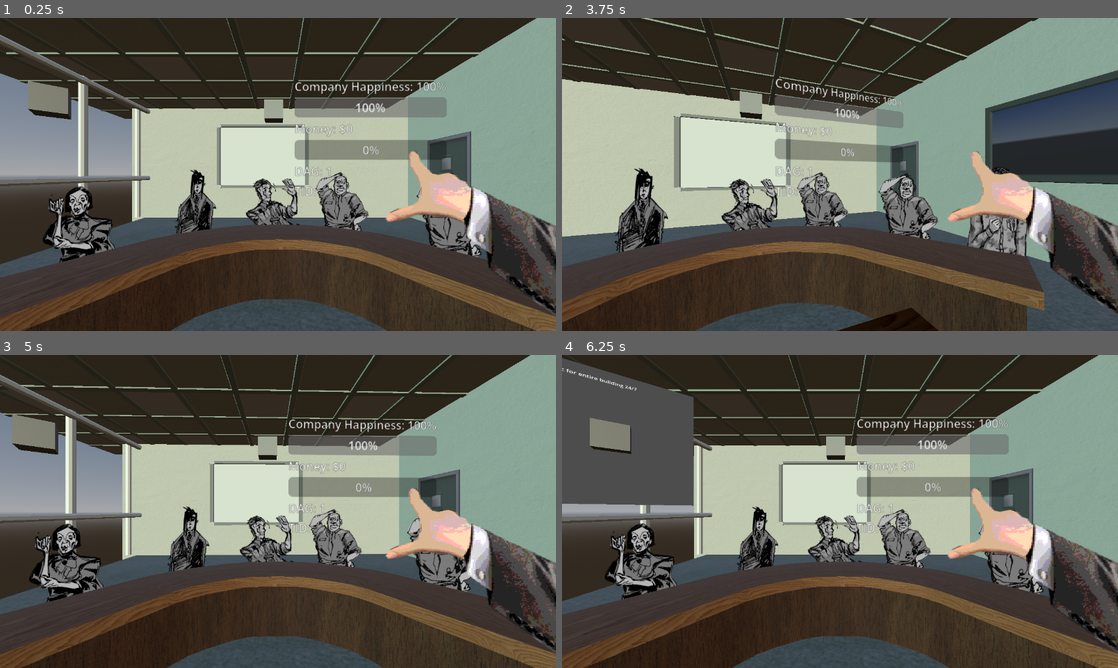
Above: before the commit, frames 1-4 (two rows, left to right).
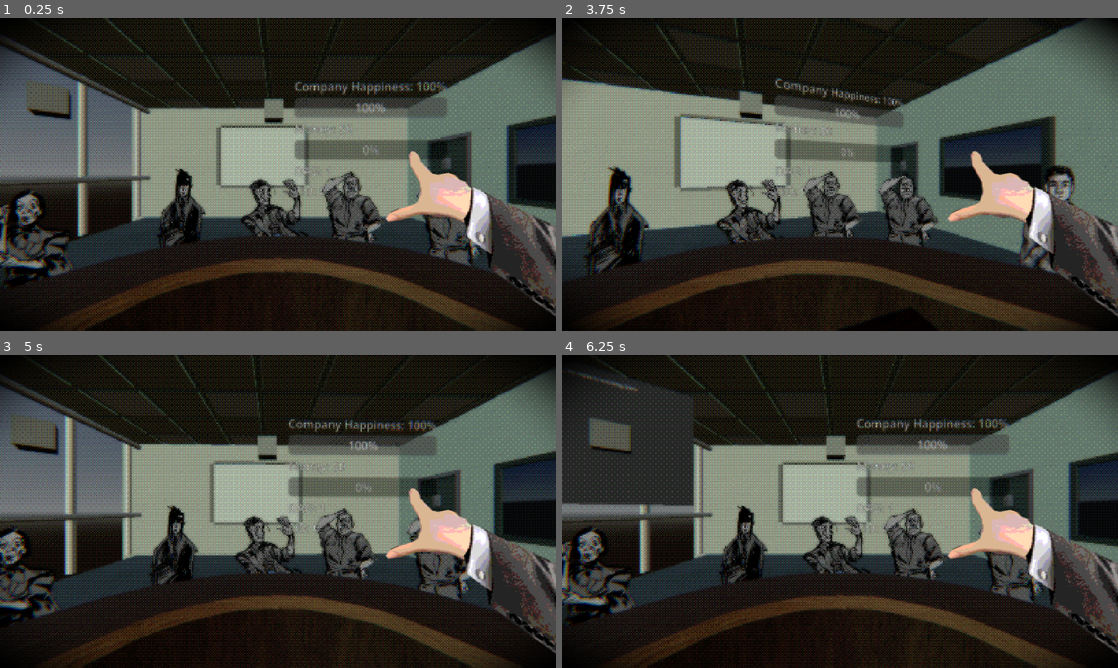
Above: after the commit, the same moments.

Repository: DebugCookie/FIB_GameJam
Game: Godot game, scene res://maxTestScene.tscn
Two runs of this game, one before a commit and one after it. Both use one fixed random seed, a clock stepped at 60 frames per second and the inputs below.
Inputs (mouse positions are in pixels of both pictures, inside the frame that each line leads up to):
- Up to frame 1 (0.25 s): no input
- Up to frame 2 (3.75 s): tap Enter (ui_accept) at 0.5, 0.77, 1.25, 1.52, 2, 2.75, 3.02, 3.5 s; move the mouse to (962, 158) at 0.52 s; hold Right (ui_right) 0.53-1.28 s; click (962, 158) at 0.67 s; move the mouse to (728, 190) at 1.27 s; hold Down (ui_down) 1.28-2.03 s; click (728, 190) at 1.42 s; move the mouse to (895, 105) at 2.02 s; hold Right (ui_right) 2.03-2.78 s; click (895, 105) at 2.17 s; move the mouse to (812, 237) at 2.77 s; hold Up (ui_up) 2.78-3.53 s; click (812, 237) at 2.92 s; move the mouse to (1006, 221) at 3.52 s; hold Left (ui_left) from 3.53 s (still down); click (1006, 221) at 3.67 s
- Up to frame 3 (5 s): keep holding Left (ui_left); tap Enter (ui_accept) at 3.77, 4.52 s; move the mouse to (111, 464) at 4.27 s; click (111, 464) at 4.42 s
- Up to frame 4 (6.25 s): move the mouse to (867, 511) at 5.02 s; release Left (ui_left) at 5.03 s; hold Down (ui_down) 5.03-5.78 s; click (867, 511) at 5.17 s; tap Enter (ui_accept) at 5.75, 6.02 s; move the mouse to (756, 433) at 5.77 s; hold Right (ui_right) from 5.78 s (still down); click (756, 433) at 5.92 s

The runs differ from the first frame. In frame 1, 76% of the frame differs, in the area x 0-100%, y 0-100%; in frame 2, 77%; in frame 3, 76%; in frame 4, 76%.

Commit message:
Added bucket shader

Diff:
--- /dev/null
+++ b/Art Assets/Buckshot.gdshader
@@ -0,0 +1,138 @@
+shader_type canvas_item;
+
+uniform sampler2D screen_tex : hint_screen_texture;
+
+uniform float exposure    : hint_range(0.5, 2.0) = 1.0;
+uniform float contrast    : hint_range(0.5, 2.0) = 1.25;
+uniform float saturation  : hint_range(0.0, 2.0) = 0.9;
+
+uniform bool enable_pixelate = true;
+uniform float pixel_factor    : hint_range(0.5, 6.0) = 2.0;
+
+uniform bool  enable_posterize = true;
+uniform float color_levels     : hint_range(2.0, 16.0) = 12.0;
+uniform float dither_strength  : hint_range(0.0, 1.0) = 0.75;
+
+uniform float chrom_aberration : hint_range(0.0, 2.0) = 4.0;
+uniform float vignette_strength: hint_range(0.0, 2.0) = 1.0;
+uniform float grain_strength   : hint_range(0.0, 1.0) = 0.2;
+
+uniform vec3  tint_color = vec3(0.95, 1.03, 0.9);
+uniform float tint_strength : hint_range(0.0, 1.0) = 0.15;
+
+uniform vec2  viewport_size_override = vec2(0.0);
+
+float bayer4x4(vec2 p){
+    int x = int(mod(p.x, 4.0));
+    int y = int(mod(p.y, 4.0));
+    int m[16] = int[16](
+        0,  8,  2, 10,
+       12,  4, 14,  6,
+        3, 11,  1,  9,
+       15,  7, 13,  5
+    );
+    return (float(m[y*4 + x]) + 0.5) / 16.0;
+}
+
+vec3 to_hsv(vec3 c){
+    float cmax = max(c.r, max(c.g, c.b));
+    float cmin = min(c.r, min(c.g, c.b));
+    float d = cmax - cmin;
+    float h = 0.0;
+    if (d > 1e-5) {
+        if      (cmax == c.r) h = mod((c.g - c.b) / d, 6.0);
+        else if (cmax == c.g) h = (c.b - c.r) / d + 2.0;
+        else                  h = (c.r - c.g) / d + 4.0;
+        h /= 6.0;
+        if (h < 0.0) h += 1.0;
+    }
+    float s = cmax <= 1e-5 ? 0.0 : d / cmax;
+    float v = cmax;
+    return vec3(h, s, v);
+}
+
+vec3 to_rgb(vec3 hsv){
+    float h = hsv.x * 6.0;
+    float s = hsv.y;
+    float v = hsv.z;
+    int i = int(floor(h));
+    float f = h - float(i);
+    float p = v * (1.0 - s);
+    float q = v * (1.0 - s * f);
+    float t = v * (1.0 - s * (1.0 - f));
+    if(i == 0) return vec3(v, t, p);
+    if(i == 1) return vec3(q, v, p);
+    if(i == 2) return vec3(p, v, t);
+    if(i == 3) return vec3(p, q, v);
+    if(i == 4) return vec3(t, p, v);
+    return vec3(v, p, q);
+}
+
+float luma(vec3 c){ return dot(c, vec3(0.2126, 0.7152, 0.0722)); }
+
+vec3 adjust_contrast_saturation(vec3 c, float contrast_, float saturation_){
+    c = (c - 0.5) * contrast_ + 0.5;
+    vec3 hsv = to_hsv(c);
+    hsv.y *= saturation_;
+    return clamp(to_rgb(hsv), 0.0, 1.0);
+}
+
+void fragment(){
+    vec2 uv = SCREEN_UV;
+
+    vec2 px = SCREEN_PIXEL_SIZE;
+    if (viewport_size_override.x > 0.0 && viewport_size_override.y > 0.0){
+        px = 1.0 / viewport_size_override;
+    }
+
+    if (enable_pixelate){
+        vec2 step_uv = px * pixel_factor;
+        uv = floor(uv / step_uv) * step_uv + step_uv * 0.5;
+    }
+
+    vec2 center = vec2(0.5);
+    vec2 dir = uv - center;
+    float dist = length(dir);
+
+	vec2 pixel_size_step = px;
+    if (enable_pixelate) {
+        pixel_size_step = px * pixel_factor;
+    }
+
+	vec2 ca_offset = dir * (chrom_aberration * dist * pixel_size_step);
+
+    vec3 col;
+    col.r = texture(screen_tex, uv + ca_offset).r;
+    col.g = texture(screen_tex, uv).g;
+    col.b = texture(screen_tex, uv - ca_offset).b;
+
+    col *= exposure;
+
+    col = mix(col, col * tint_color, tint_strength);
+
+    if (enable_posterize){
+        // Lock the dither coordinates to the pixelation grid
+        vec2 dither_px = px;
+        if (enable_pixelate) {
+            dither_px = px * pixel_factor;
+        }
+        vec2 frag_xy = floor(uv / dither_px);
+        float b = bayer4x4(frag_xy);
+
+        // Subtract 0.5 from the bayer value so it dithers both up and down,
+        // preventing the overall image from artificially brightening or darkening.
+        vec3 dithered = col + (b - 0.5) * (dither_strength / (color_levels - 1.0));
+        vec3 q = floor(dithered * color_levels);
+        col = q / (color_levels - 1.0);
+    }
+
+    col = adjust_contrast_saturation(col, contrast, saturation);
+
+    float vignette = smoothstep(0.5, 0.9, dist) * vignette_strength;
+    col *= clamp(1.0 - vignette, 0.0, 1.0);
+
+    float n = fract(sin(dot(floor(uv/px), vec2(12.9898, 78.233)) + TIME * 37.0) * 43758.5453);
+    col += (n - 0.5) * (px.x + px.y) * 2.0 * grain_strength;
+
+    COLOR = vec4(clamp(col, 0.0, 1.0), 1.0);
+}
--- a/maxTestScene.tscn
+++ b/maxTestScene.tscn
@@ -26,6 +26,7 @@
 [ext_resource type="PackedScene" uid="uid://ccm6ypo7s62uj" path="res://Art Assets/3D/SM_WhiteBoard.glb" id="25_1y33g"]
 [ext_resource type="PackedScene" uid="uid://wlwcjb66bw3f" path="res://Art Assets/3D/Table.glb" id="25_3ydh5"]
 [ext_resource type="PackedScene" uid="uid://cefe8rmec2chl" path="res://Art Assets/3D/Floor.glb" id="25_25qrb"]
+[ext_resource type="Shader" uid="uid://js4eg5babfkh" path="res://Art Assets/Buckshot.gdshader" id="27_1y33g"]
 
 [sub_resource type="ProceduralSkyMaterial" id="ProceduralSkyMaterial_n20ym"]
 
@@ -149,6 +150,23 @@
 "name": &"Yes",
 "speed": 5.0
 }]
+
+[sub_resource type="ShaderMaterial" id="ShaderMaterial_dufa8"]
+shader = ExtResource("27_1y33g")
+shader_parameter/exposure = 0.730000010925
+shader_parameter/contrast = 1.1250000296875
+shader_parameter/saturation = 0.786000037335
+shader_parameter/enable_pixelate = true
+shader_parameter/pixel_factor = 3.1550001261125002
+shader_parameter/enable_posterize = true
+shader_parameter/color_levels = 11.6930004604175
+shader_parameter/dither_strength = 1.0
+shader_parameter/chrom_aberration = 4.0
+shader_parameter/vignette_strength = 2.0
+shader_parameter/grain_strength = 0.1170000055575
+shader_parameter/tint_color = Vector3(0.95, 1.03, 0.9)
+shader_parameter/tint_strength = 0.15
+shader_parameter/viewport_size_override = Vector2(0, 0)
 
 [node name="Node3D" type="Node3D" unique_id=1272375817]
 script = ExtResource("1_dx25p")
@@ -212,7 +230,7 @@
 mesh = SubResource("BoxMesh_cejtf")
 
 [node name="Npc 1" type="StaticBody3D" parent="SubViewportContainer/SubViewport" unique_id=1975367015]
-transform = Transform3D(1, 0, 0, 0, 1, 0, 0, 0, 1, 0.095855474, -0.007881649, -0.3186159)
+transform = Transform3D(1, 0, 0, 0, 1, 0, 0, 0, 1, 0.095855474, -0.007881649, -0.27162284)
 
 [node name="Sprite3D" type="Sprite3D" parent="SubViewportContainer/SubViewport/Npc 1" unique_id=134879717]
 transform = Transform3D(0.015, 0, 0, 0, 0.015, 0, 0, 0, 0.015, 0, -0.011478186, 0)
@@ -220,7 +238,7 @@
 texture = ExtResource("4_6hq1p")
 
 [node name="Npc 2" type="StaticBody3D" parent="SubViewportContainer/SubViewport" unique_id=1510444227]
-transform = Transform3D(1, 0, 0, 0, 1, 0, 0, 0, 1, -0.12852466, 0, -0.3180906)
+transform = Transform3D(1, 0, 0, 0, 1, 0, 0, 0, 1, -0.12852466, 0, -0.27109748)
 
 [node name="Sprite3D" type="Sprite3D" parent="SubViewportContainer/SubViewport/Npc 2" unique_id=22432494]
 transform = Transform3D(0.015, 0, 0, 0, 0.015, 0, 0, 0, 0.015, 0, 0.0068039577, 0)
@@ -228,7 +246,7 @@
 texture = ExtResource("6_ix60g")
 
 [node name="Npc 3" type="StaticBody3D" parent="SubViewportContainer/SubViewport" unique_id=262773439]
-transform = Transform3D(1, 0, 0, 0, 1, 0, 0, 0, 1, -0.23154801, 0, -0.23040584)
+transform = Transform3D(1, 0, 0, 0, 1, 0, 0, 0, 1, -0.23154801, 0, -0.18341275)
 
 [node name="Sprite3D" type="Sprite3D" parent="SubViewportContainer/SubViewport/Npc 3" unique_id=2012629137]
 transform = Transform3D(0.015, 0, 0, 0, 0.015, 0, 0, 0, 0.015, 0, -0.011478186, 0)
@@ -236,7 +254,7 @@
 texture = ExtResource("7_10k1m")
 
 [node name="Npc 5" type="StaticBody3D" parent="SubViewportContainer/SubViewport" unique_id=41172918]
-transform = Transform3D(1, 0, 0, 0, 1, 0, 0, 0, 1, -0.0023617148, -0.007881649, -0.35148)
+transform = Transform3D(1, 0, 0, 0, 1, 0, 0, 0, 1, -0.0023617148, -0.007881649, -0.30448693)
 
 [node name="Sprite3D" type="Sprite3D" parent="SubViewportContainer/SubViewport/Npc 5" unique_id=578031686]
 transform = Transform3D(0.015, 0, 0, 0, 0.015, 0, 0, 0, 0.015, 0, 0.02024278, 0)
@@ -245,7 +263,7 @@
 texture = ExtResource("8_7oxqh")
 
 [node name="Npc 6" type="StaticBody3D" parent="SubViewportContainer/SubViewport" unique_id=211105443]
-transform = Transform3D(1, 0, 0, 0, 1, 0, 0, 0, 1, 0.2424463, -0.01954329, -0.13776079)
+transform = Transform3D(1, 0, 0, 0, 1, 0, 0, 0, 1, 0.2424463, -0.01954329, -0.0907677)
 
 [node name="Sprite3D" type="Sprite3D" parent="SubViewportContainer/SubViewport/Npc 6" unique_id=756906528]
 transform = Transform3D(0.02, 0, 0, 0, 0.02, 0, 0, 0, 0.02, 0, 0.01544841, 0)
@@ -253,7 +271,7 @@
 texture = ExtResource("9_10k1m")
 
 [node name="Npc 7" type="StaticBody3D" parent="SubViewportContainer/SubViewport" unique_id=463533047]
-transform = Transform3D(1, 0, 0, 0, 1, 0, 0, 0, 1, -0.28415585, -0.007881649, -0.13513812)
+transform = Transform3D(1, 0, 0, 0, 1, 0, 0, 0, 1, -0.28415585, -0.007881649, -0.08814503)
 
 [node name="Sprite3D" type="Sprite3D" parent="SubViewportContainer/SubViewport/Npc 7" unique_id=255206099]
 transform = Transform3D(0.015, 0, 0, 0, 0.015, 0, 0, 0, 0.015, 0, -0.011478186, 0)
@@ -294,7 +312,7 @@
 transform = Transform3D(-2.1855693e-07, 0, 1.1545465, 0, 1, 0, -1, 0, -2.5233413e-07, 0.008830994, -0.13130234, 0.123515904)
 
 [node name="SM_Roof" parent="." unique_id=1421866103 instance=ExtResource("11_be4fj")]
-transform = Transform3D(-1, 8.742278e-08, 0, -8.742278e-08, -1, 0, 0, 0, 1, -0.063537, 0.24811134, -0.24673656)
+transform = Transform3D(1, 0, 0, 0, 1, 0, 0, 0, 1, -0.022765517, 0.24811134, -0.24673656)
 
 [node name="SM_Window" parent="." unique_id=763268013 instance=ExtResource("12_2p1gs")]
 transform = Transform3D(-0.7099999, 0, -1.4956696e-07, 0, 0.80805326, 0, 1.0720701e-07, 0, -0.9905372, -0.38354537, -0.055646427, -0.23754987)
@@ -328,7 +346,7 @@
 transform = Transform3D(1, 0, 0, 0, 1, 0, 0, 0, 0.7636261, 0.3966971, -0.11315133, -0.48290318)
 
 [node name="SM_Picture" parent="." unique_id=1545905301 instance=ExtResource("24_3ydh5")]
-transform = Transform3D(0.56, 0, 0, 0, 0.56, 0, 0, 0, 0.56, 0.38655156, 0.033156253, -0.14853796)
+transform = Transform3D(0.56, 0, 0, 0, 0.56, 0, 0, 0, 0.56, 0.38655156, -0.0050126836, -0.24838927)
 
 [node name="SM_WhiteBoard" parent="." unique_id=4093690 instance=ExtResource("25_1y33g")]
 transform = Transform3D(-3.5624783e-08, 0, 0.815, 0, 0.815, 0, -0.815, 0, -3.5624783e-08, -0.04829803, 0.0048734173, -0.6220665)
@@ -337,4 +355,13 @@
 transform = Transform3D(1.055, 0, 0, 0, 1.055, 0, 0, 0, 1.055, -0.29874298, -0.08565942, -0.08690229)
 
 [node name="Table" parent="." unique_id=1674587173 instance=ExtResource("25_3ydh5")]
-transform = Transform3D(1, 0, 0, 0, 1, 0, 0, 0, 1, -0.0015006363, -0.083910696, -0.1595045)
+transform = Transform3D(1, 0, 0, 0, 1, 0, 0, 0, 1, -0.0015006363, -0.083910696, -0.11251141)
+
+[node name="ColorRect" type="ColorRect" parent="." unique_id=1262008694]
+material = SubResource("ShaderMaterial_dufa8")
+anchors_preset = 15
+anchor_right = 1.0
+anchor_bottom = 1.0
+grow_horizontal = 2
+grow_vertical = 2
+mouse_filter = 2
Not shown, added: Art Assets/Buckshot.gdshader.uid
